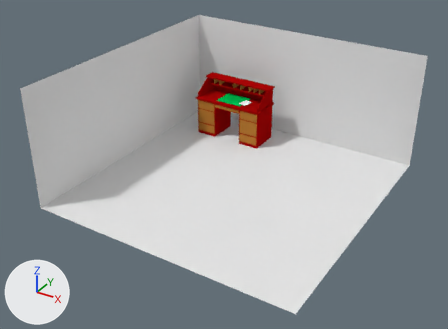
Two versions of the Blender file test/models/WebVRDesk.blend, one commit apart.
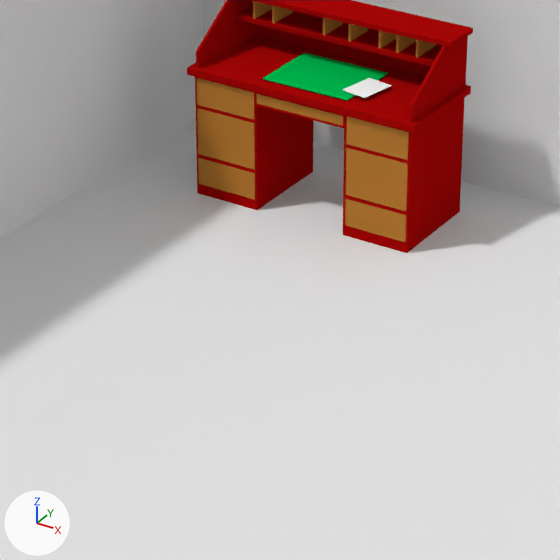
Each version is shown whole from a 50 mm lens placed at (21.89, -36.29, 20.93), pointed at (3.75, -7.7, 2.06), then close up on the part from 32% to 67% of the width and 24% to 71% of the height. Lighting does not change. The marker at lower left points along +X, +Y and +Z.

Objects in the first close-up: 'desk', 'floor'.
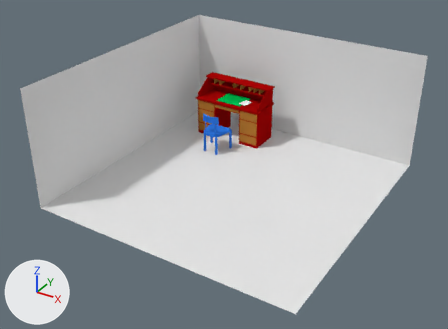
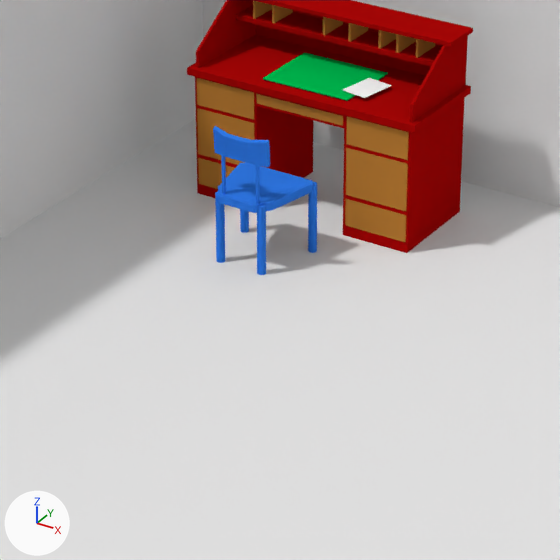
Edits to the bpy script that builds the scene:
```text
Add mat_chairmaterial:
    mat_chairmaterial = diffuse_material('chairMaterial')
    mat_chairmaterial.base_color = (0.0296, 0.191, 0.8)  # blue #3079e7
Add me_chair:
    me_chair.from_pydata(...)  # 411 vertices, 276 faces; spans x -1.0..1.0, y -0.7..1.0, z -20.5..14.4
    me_chair.materials.append(mat_chairmaterial)  # blue #3079e7
Add ob_chair:
    ob_chair = bpy.data.objects.new('chair', me_chair)
    ob_chair.location = (0.01, -3.08, 1.44)
    ob_chair.scale = (0.891, 0.891, 0.0998)
```

Where the change shows, as pixel boxes (x1, y1, x2, y2) in the close-ups (560 x 560 px):
'chair', added (blue)
    after: (213, 126, 317, 275)
